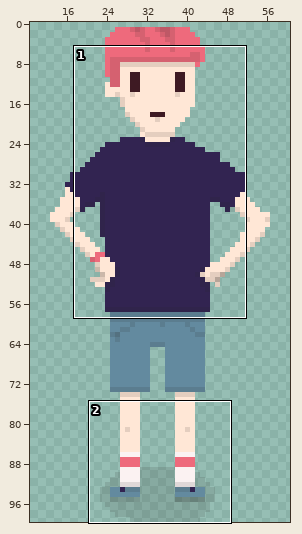
File history of a sprite sheet, assets/images/client_9_grand.png. Above, an overview of the earlier version with the close-up marked.
Close-up. The starting point:
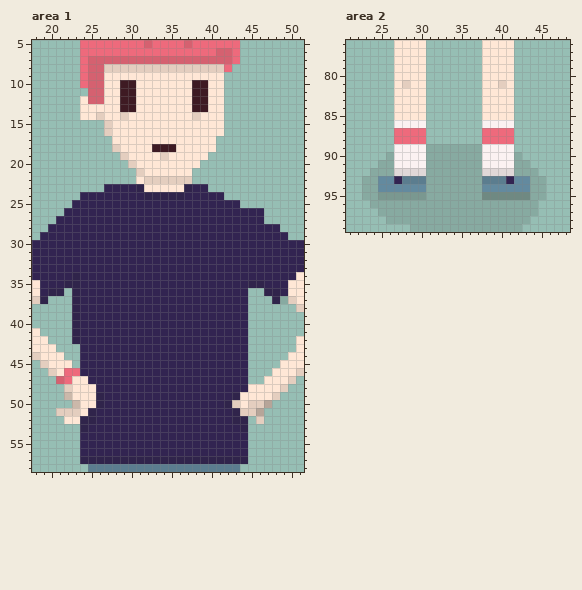
The file is 70x100 pixels. Shown: area 1: x 18..51, y 5..58; area 2: x 21..48, y 76..99. The wide view leaves out empty margins.
Now the later version:
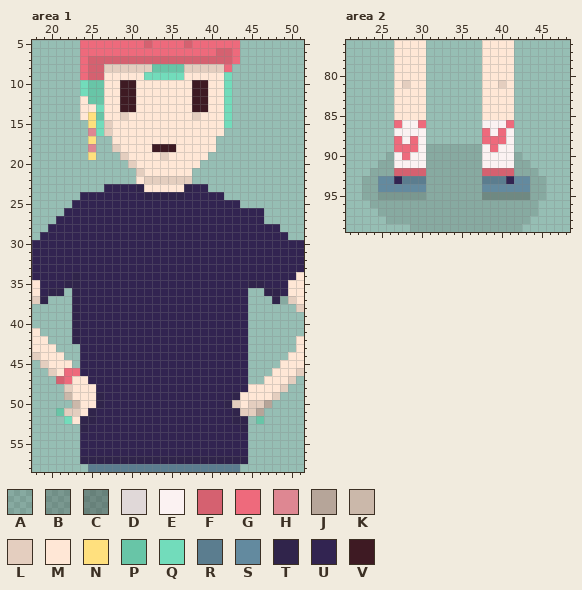
Palette (. is transparent): A #201d1b20  B #201d1b3c  C #201d1b54  D #e0d8d8  E #fbf2f2  F #d56170  G #ee6a7c  H #de8792  J #b6a599  K #cbb8aa  L #e4cebf  M #ffe7d6  N #ffe07e  P #68c5a7  Q #72dcbb  R #5b7d8f  S #638a9f  T #30244b  U #322451  V #3e1a23
From old to new:
--- area 1
@@ x 22..44 @@
  7 ..GFFFFFFFFFFFFFFFFFFG.
- 8 ..GFFLLLLLLLLLLLLLLLG..
- 9 ..GFFMMMMMMMMMMMMMMM...
-10 ..GFFMMVVMMMMMMMVVMM...
-11 ...FFMMVVMMMMMMMVVMM...
-12 ..MFFMMVVMMMMMMMVVMM...
-13 ..MMMMMVVMMMMMMMVVMM...
-14 ..MMLMMLMMMMMMMMLMMM...
-15 .....LMMMMMMMMMMMMMM...
-16 .....LMMMMMMMMMMMMMM...
-17 ......MMMMMMMMMMMMM....
-18 ......LMMMMVVVMMMMM....
-19 .......LMMMMLMMMMM.....
+ 8 ..GFFLLLLLLPPPPLLLLLG..
+ 9 ..GFFMMMMMQQQQQMMMMMQ..
+10 ..QPPMMVVMMMMMMMVVMMQ..
+11 ..QPPMMVVMMMMMMMVVMMQ..
+12 ..MPPMMVVMMMMMMMVVMMQ..
+13 ..MMQMMVVMMMMMMMVVMMQ..
+14 ..MNPMMLMMMMMMMMLMMMQ..
+15 ...NQLMMMMMMMMMMMMMMQ..
+16 ...HQLMMMMMMMMMMMMMM...
+17 ...N..MMMMMMMMMMMMM....
+18 ...H..LMMMMVVVMMMMM....
+19 ...N...LMMMMLMMMMM.....
 20 ........LMMMMMMMM......
@@ x 18..51 @@
 50 .....KMMTUUUUUUUUUUUUUUUTLMLLJ....
-51 ...LLLMTUUUUUUUUUUUUUUUUUTLLJ.....
-52 ....MMTTUUUUUUUUUUUUUUUUUTT.L.....
+51 ...PLLMTUUUUUUUUUUUUUUUUUTLLJ.....
+52 ....QMTTUUUUUUUUUUUUUUUUUTT.P.....
 53 ......TUUUUUUUUUUUUUUUUUUUT.......
--- area 2
@@ x 25..43 @@
  85 ..MMMM.......MMMM..
- 86 ..EEEE.......EEEE..
- 87 ..GGGG.......GGGG..
- 88 ..GGGG.......GGGG..
- 89 ..EEEEAAAAAAAEEEE..
- 90 .AEEEEAAAAAAAEEEEA.
+ 86 ..GEEG.......EEEG..
+ 87 ..EEEE.......GEGE..
+ 88 ..GEGE.......GGGE..
+ 89 ..GGGEAAAAAAAEGEE..
+ 90 .AEGEEAAAAAAAEEEEA.
  91 AAEEEEAAAAAAAEEEEAA
- 92 AADDDDAAAAAAADDDDAA
+ 92 AAFFFFAAAAAAAFFFFAA
  93 SSURRRAAAAAAARRRUSS
Changed places in both close-ups, as pixel boxes (x1, y1, x2, y2):
changed: (144, 64, 184, 80)
added: (224, 72, 232, 128)
changed: (80, 80, 104, 160)
changed: (56, 408, 72, 424)
changed: (256, 416, 264, 424)
changed: (394, 120, 426, 176)
changed: (482, 120, 514, 176)
